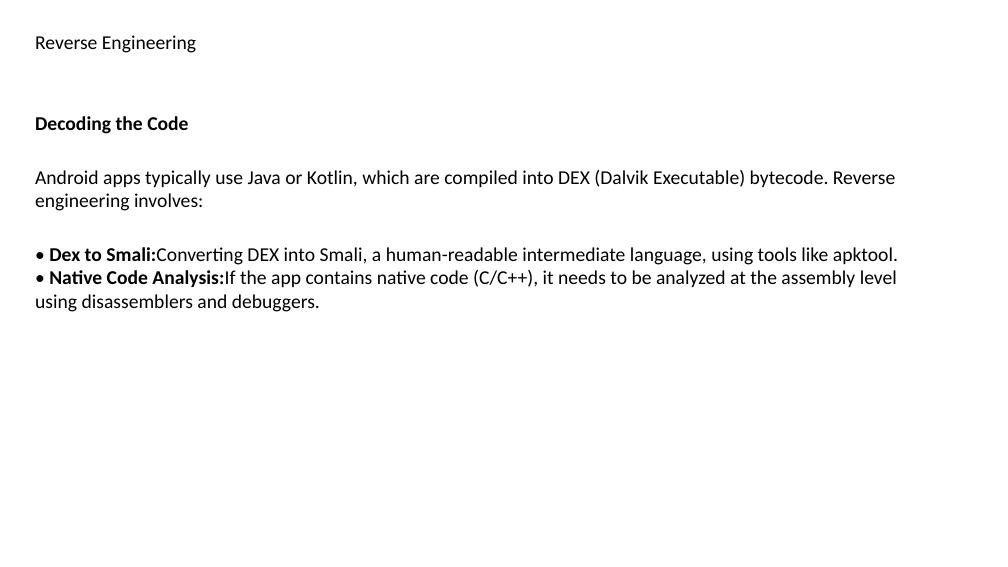
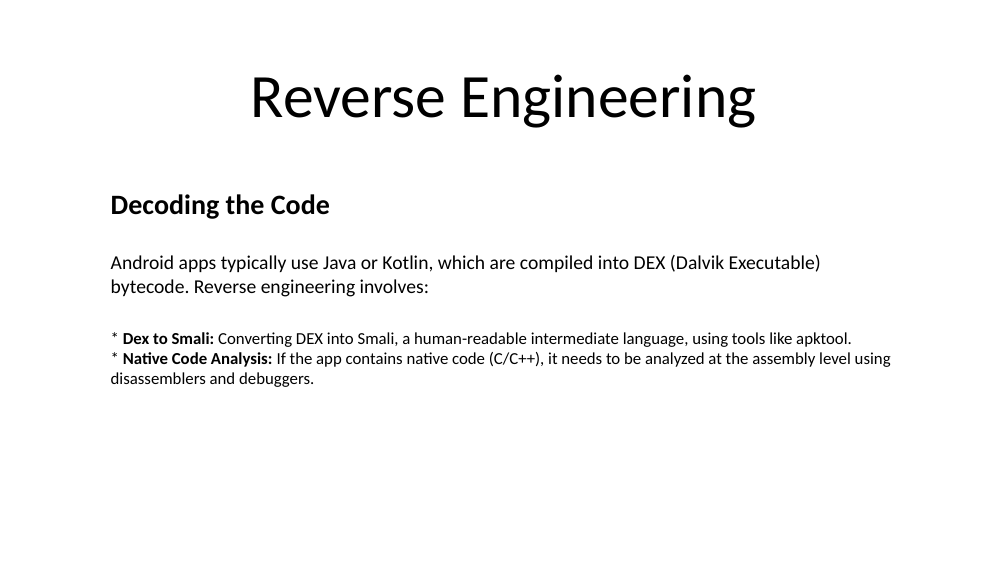
Before and after one commit to munirrudy-sg/Boring-Slide-Eradicator-inator, a slide deck: slide 11 of presentation.pptx. Drawn at 1008x567 pixels with LibreOffice and Linux fonts; fonts in the diff are those of the drawing. Boxes give left, top, right and bottom in pixels: in the first picture for what was removed or moved away, otherwise in the second. Text is boxed around its words. In the diff, an @@ line names an element or a change of style, - is before the commit and + after.

```diff
--- a/presentation.pptx
+++ b/presentation.pptx
@@ title "Reverse Engineering": place and size @@
-title "Reverse Engineering" at bbox=[35, 35, 196, 53]
+title "Reverse Engineering" at bbox=[251, 74, 757, 128]
@@ title "Reverse Engineering" at bbox=[251, 74, 757, 128]: size 14 to 44 pt; alignment left to centre; vertical alignment top to middle @@
@@ text "Decoding the Code": place and size @@
-text "Decoding the Code" at bbox=[35, 116, 898, 312]
+text "Decoding the Code" at bbox=[111, 194, 891, 387]
@@ text at bbox=[111, 194, 330, 219]: size 14 to 20 pt in "Decoding the Code" @@
@@ text at bbox=[111, 332, 891, 387]: text changed; size 14 to 12 pt @@
-• Dex to Smali:Converting DEX into Smali, a human-readable intermediate language, using tools like apktool.
-• Native Code Analysis:If the app contains native code (C/C++), it needs to be analyzed at the assembly level using disassemblers and debuggers.
+* Dex to Smali: Converting DEX into Smali, a human-readable intermediate language, using tools like apktool.
+* Native Code Analysis: If the app contains native code (C/C++), it needs to be analyzed at the assembly level using disassemblers and debuggers.
```
Also in this commit, not shown: 13 other slides changed, 1 slide added, 1 slide removed, 3 other files.
